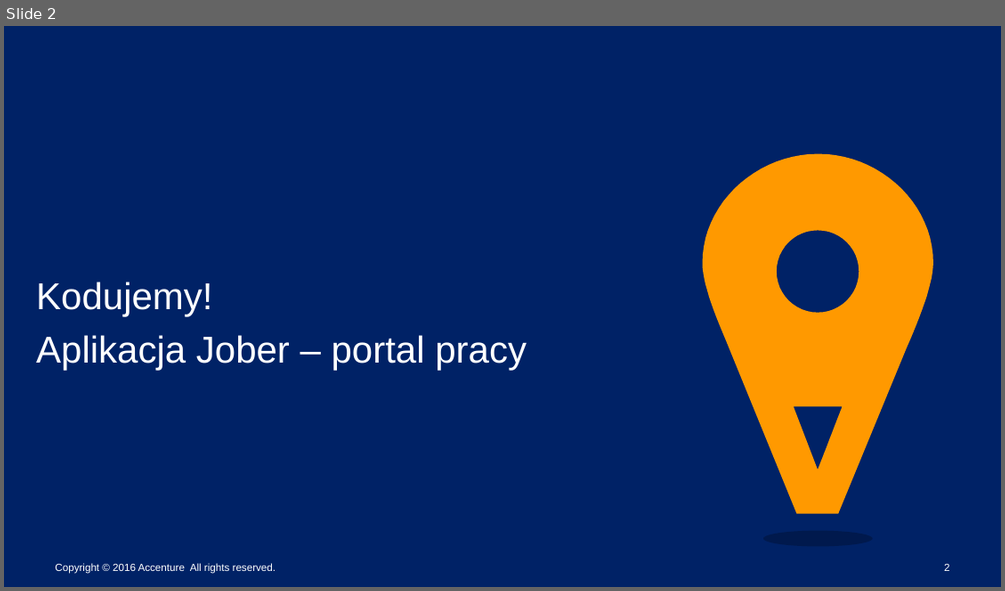
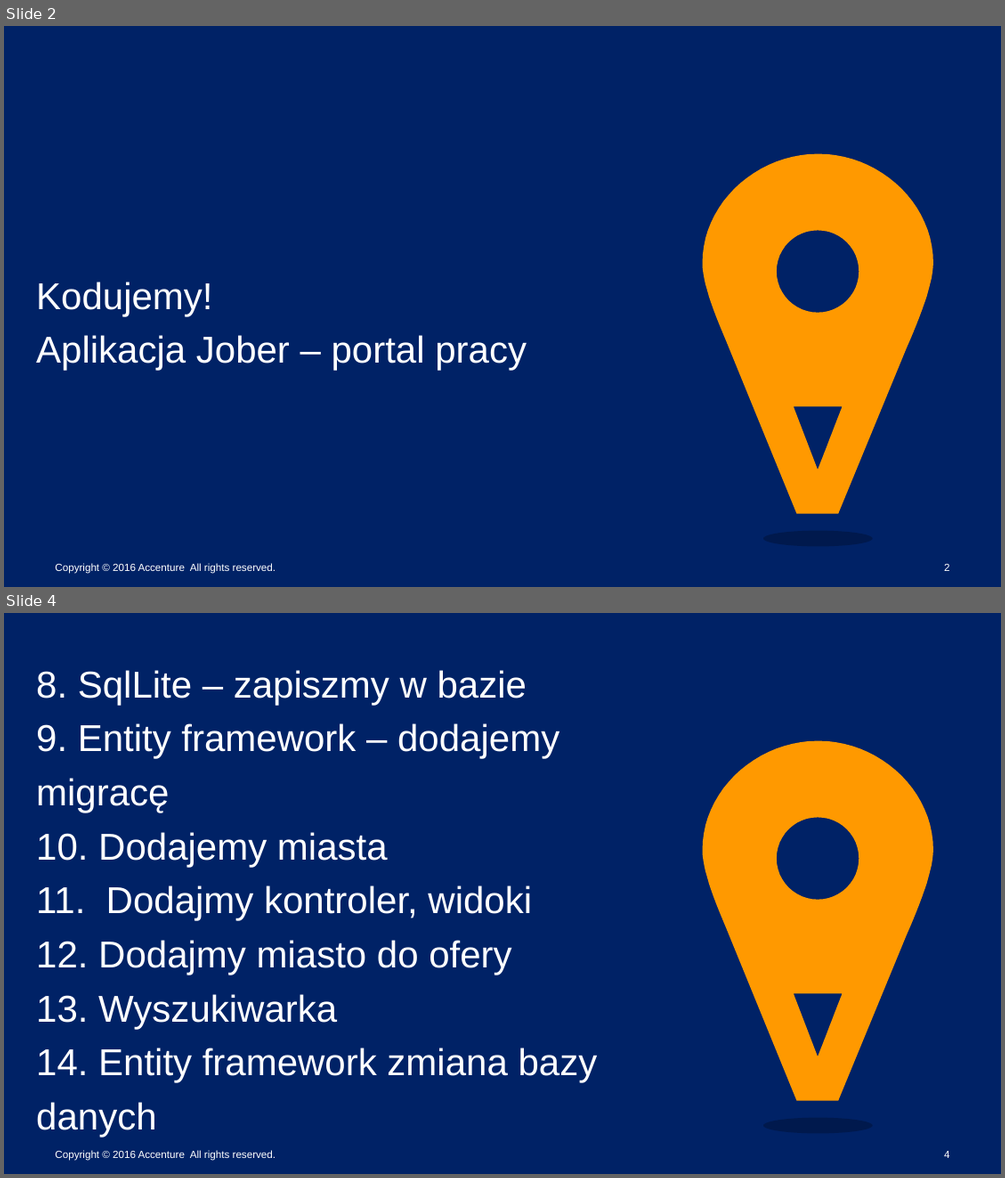
Before and after one commit to mariuszmatusiak/ASP.NET_Core_workshops, a slide deck: ASP.NET_Core.pptx. Shown one above the other, each under a label of ours: slide 2 before the commit, slides 2 and 4 after it; the slides between them are not shown. The pictures are 1005x591 and 1005x1178 pixels, drawn with LibreOffice and Linux fonts; fonts in the diff are those of the drawing. Boxes give left, top, right and bottom in pixels: in the first picture for what was removed or moved away, otherwise in the second. Text is boxed around its words. In the diff, an @@ line names an element or a change of style, - is before the commit and + after.

```diff
--- a/ASP.NET_Core.pptx
+++ b/ASP.NET_Core.pptx
@@ slide 4 added at [4, 613, 1001, 1174], background #002266; not listed: 2 template elements that a slide beside it also shows @@
@@ title added at [36, 670, 598, 1136], 36 pt, text #FFFFFF @@
+8. SqlLite – zapiszmy w bazie
+9. Entity framework – dodajemy migracę
+10. Dodajemy miasta
+11. Dodajmy kontroler, widoki
+12. Dodajmy miasto do ofery
+13. Wyszukiwarka
+14. Entity framework zmiana bazy danych
@@ text added at [55, 1150, 276, 1160], 10 pt, text #FFFFFF @@
+Copyright © 2016 Accenture All rights reserved.
@@ page number added at [944, 1151, 949, 1158], 10 pt, text #FFFFFF @@
+4
```
Also in this commit, not shown: 2 other slides added.
